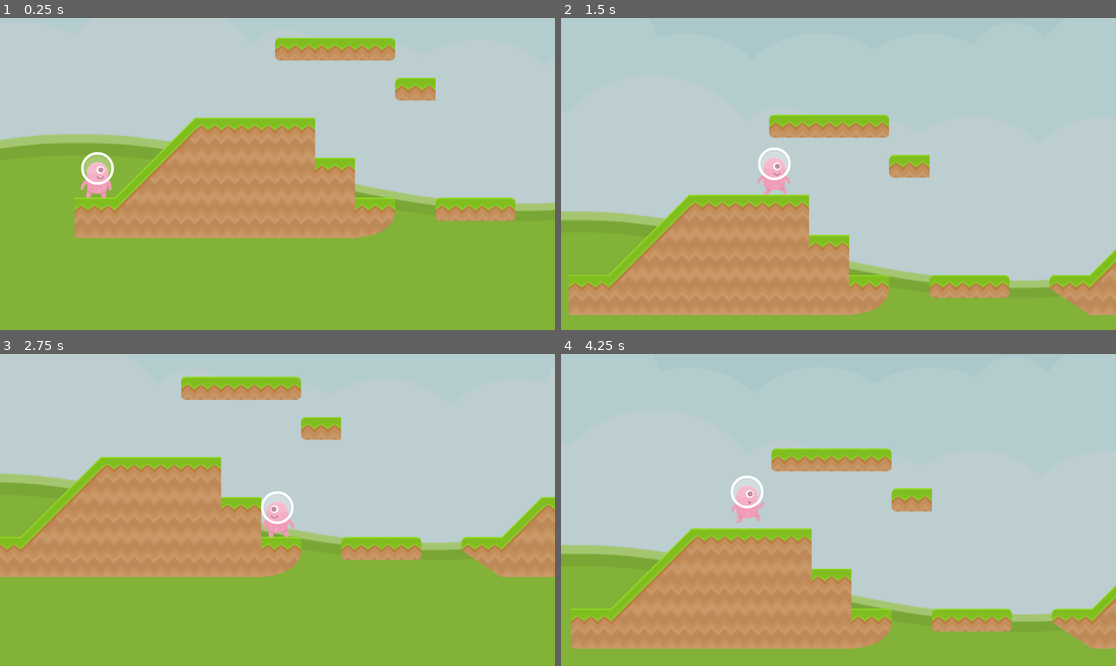
Above: before the commit, frames 1-4 (two rows, left to right).
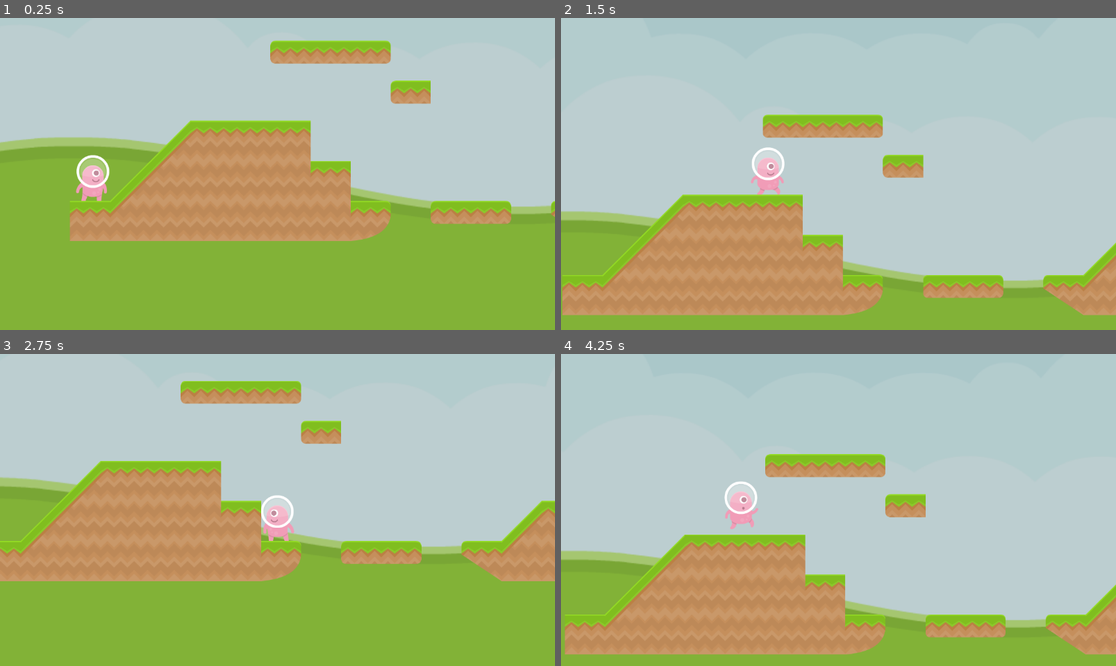
Above: after the commit, the same moments.

Repository: Faridhsbi/tutorial-4-gamedev
Game: Godot game, scene res://scenes/Level1.tscn
Two runs of this game, one before a commit and one after it. Both use one fixed random seed, a clock stepped at 60 frames per second and the inputs below.
Inputs:
- Up to frame 1 (0.25 s): no input
- Up to frame 2 (1.5 s): hold Right (right) from 0.53 s (still down); tap Space (jump) at 0.77 s
- Up to frame 3 (2.75 s): tap Space (jump) at 1.52 s; release Right (right) at 2.03 s; hold A (left) from 2.03 s (still down)
- Up to frame 4 (4.25 s): release A (left) at 2.78 s; hold Right (right) from 2.78 s (still down); tap Space (jump) at 3.02, 3.77 s

The runs differ from the first frame. In frame 1, 5.8% of the frame differs, in the area x 0-100%, y 6-72%; in frame 2, 3.7%; in frame 3, 6.3%; in frame 4, 9.2%, in the area x 0-100%, y 30-97%.

Commit message:
fix: reset transform in level1 scene

Diff:
--- a/scenes/Level1.tscn
+++ b/scenes/Level1.tscn
@@ -57,27 +57,26 @@
 size = Vector2(89, 1154.5)
 
 [node name="Level1" type="Node2D" unique_id=1631608712]
-position = Vector2(17, 198)
 
 [node name="ColoredLand" type="Sprite2D" parent="." unique_id=2101660135]
 modulate = Color(0.8151441, 0.8151441, 0.8151441, 1)
-position = Vector2(512.00006, -48.999985)
+position = Vector2(519.00006, 210)
 scale = Vector2(1.5185547, 1.5185547)
 texture = ExtResource("1_svatc")
 
 [node name="Player" parent="." unique_id=96839003 instance=ExtResource("1")]
-position = Vector2(26, 160)
+position = Vector2(33, 419)
 collision_layer = 3
 collision_mask = 3
 
 [node name="TileMapLayer" type="TileMapLayer" parent="." unique_id=989327892]
-position = Vector2(-10, -59)
+position = Vector2(-3, 200)
 scale = Vector2(0.5, 0.5)
 tile_map_data = PackedByteArray("AAACAAIAAAAFAAEAAAABAAMAAAAFAAEAAAACAAMAAAAIAAAAAAABAAQAAAAIAAAAAAACAAQAAAABAAAAAAADAA …(480 unchanged characters)…
 tile_set = SubResource("TileSet_dw26h")
 
 [node name="Sprite2D" type="Sprite2D" parent="." unique_id=294769043]
-position = Vector2(1066.5236, 4.172222)
+position = Vector2(1073.5236, 263.17224)
 scale = Vector2(0.5283953, 0.52839535)
 texture = ExtResource("3_dw26h")
 
@@ -87,25 +86,17 @@
 sceneName = "Level2"
 
 [node name="LoseArea" parent="." unique_id=2123362957 instance=ExtResource("4_lrl65")]
-position = Vector2(3.9999995, 290)
+position = Vector2(11, 549)
 scale = Vector2(9.822315, 3.0296237)
 sceneName = "Level1"
 
 [node name="Spawner" type="Node2D" parent="." unique_id=1890448408]
-position = Vector2(820, -205)
+position = Vector2(829, 53)
 script = ExtResource("5_lrl65")
 obstacle = ExtResource("6_76388")
 
-[node name="Boundary" type="StaticBody2D" parent="." unique_id=1011196716]
-position = Vector2(-69, 632)
-
-[node name="CollisionShape2D" type="CollisionShape2D" parent="Boundary" unique_id=760403197]
-position = Vector2(632.75, -875)
-rotation = 1.5707964
-shape = SubResource("RectangleShape2D_svatc")
-
 [node name="LeftBoundary" type="StaticBody2D" parent="." unique_id=947462456]
-position = Vector2(-34.5, 316)
+position = Vector2(-27.5, 575)
 
 [node name="CollisionShape2D" type="CollisionShape2D" parent="LeftBoundary" unique_id=2037754489]
 position = Vector2(-18.5, -283)
